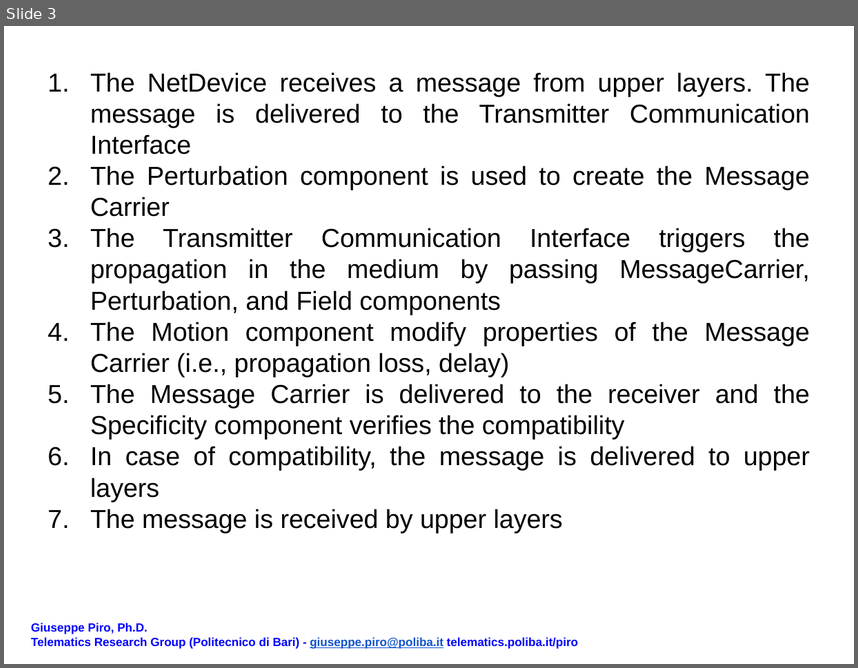
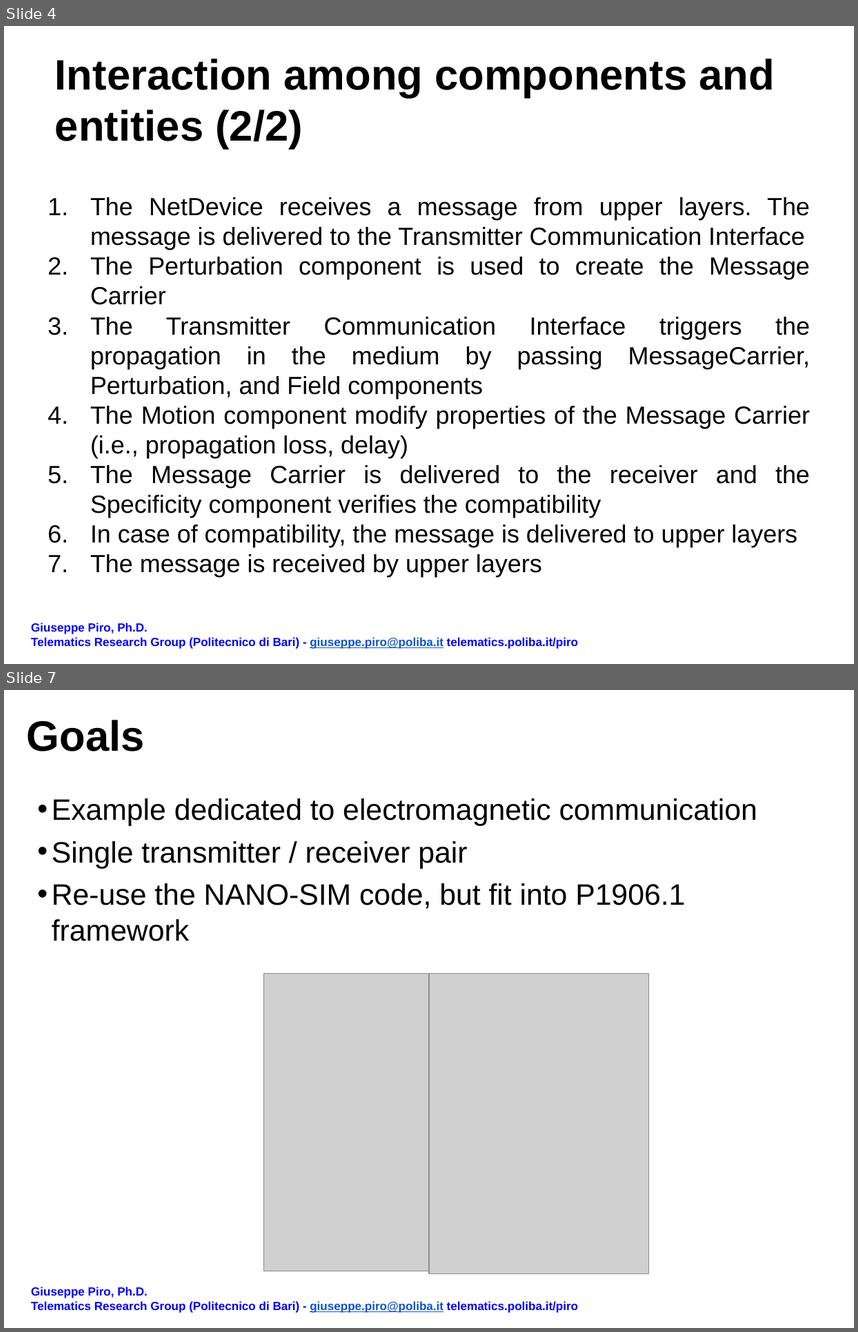
Before and after one commit to EnzoRong1013/ieee-p1906-1-reference-code, a slide deck: docs/mapping_scheme.pptx. Shown one above the other, each under a label of ours: slide 3 before the commit, slides 4 and 7 after it; the slides between them are not shown. The pictures are 858x668 and 858x1332 pixels, drawn with LibreOffice and Linux fonts; fonts in the diff are those of the drawing; grey boxes stand for pictures. Boxes give left, top, right and bottom in pixels: in the first picture for what was removed or moved away, otherwise in the second. Text is boxed around its words. In the diff, an @@ line names an element or a change of style, - is before the commit and + after.

Commit message:
updated presentation on em example

```diff
--- a/docs/mapping_scheme.pptx
+++ b/docs/mapping_scheme.pptx
@@ slide 7 added at [4, 690, 854, 1328], background #FFFFFF @@
@@ title added at [27, 720, 145, 751], 36 pt, text #000000, bold @@
+Goals
@@ text added at [52, 798, 757, 941], 25 pt, text #000000 @@
+• Example dedicated to electromagnetic communication
+• Single transmitter / receiver pair
+• Re-use the NANO-SIM code, but fit into P1906.1 framework
@@ picture added at [264, 973, 429, 1270] @@
@@ picture added at [429, 973, 648, 1273] @@
@@ text added at [31, 1286, 578, 1312], 10 pt, text #0000FF, bold @@
+Giuseppe Piro, Ph.D.
+Telematics Research Group (Politecnico di Bari) - giuseppe.piro@poliba.it telematics.poliba.it/piro
@@ what was slide 3 is now slide 4 @@
@@ slide 4 changed as well @@
@@ title added at [55, 58, 774, 149], 36 pt, text #000000, bold @@
+Interaction among components and entities (2/2)
@@ text "The NetDevice receives a message ...": place and size @@
-text "The NetDevice receives a message ..." at [90, 72, 810, 532]
+text "The NetDevice receives a message ..." at [90, 197, 811, 577]
@@ text "The NetDevice receives a message ..." at [90, 197, 811, 577]: size 22 to 21 pt @@
```
Also in this commit, not shown: 2 other slides changed, 18 other slides added.
